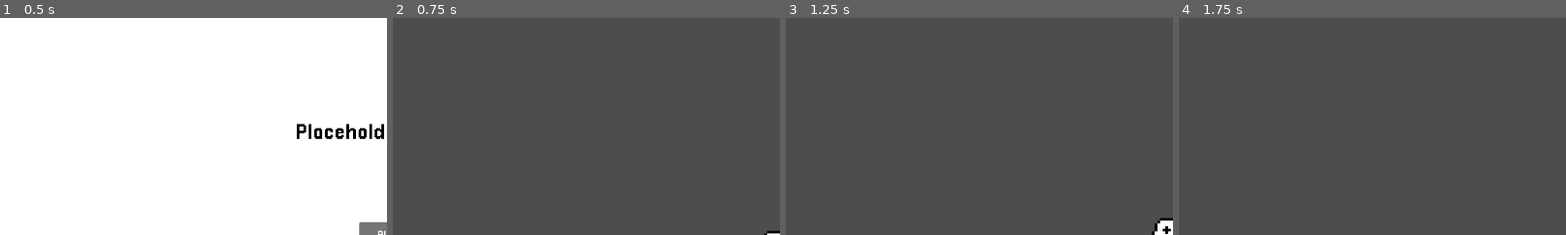
Above: before the commit, frames 1-4 (left to right).
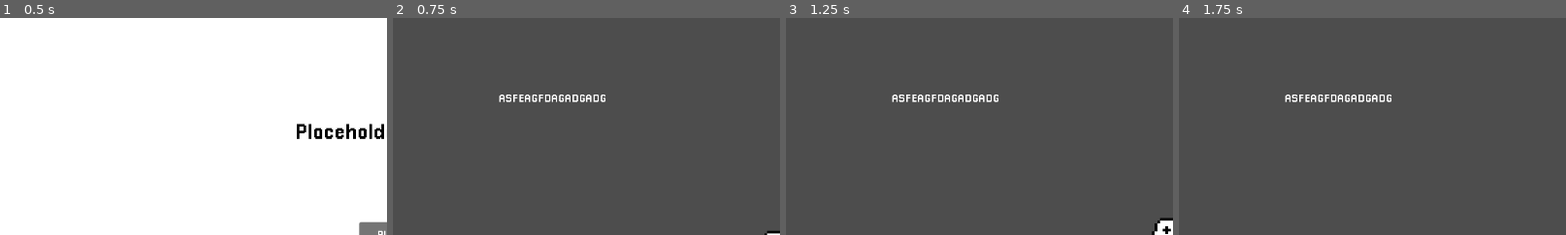
Above: after the commit, the same moments.

Repository: Deeeeelan/Campfire-Game
Game: Godot game, scene res://Scenes/Title Screen.tscn
Same seed, same stepped clock (60 frames per second), same inputs: the game is played once before the commit and once after it.
Inputs:
- Up to frame 1 (0.5 s): no input
- Up to frame 2 (0.75 s): click "Play" at 0.5 s
- Up to frame 3 (1.25 s): no input
- Up to frame 4 (1.75 s): hold D (Right) from 1.28 s (still down); tap W (Jump) at 1.52 s
The pictures show only the part of the screen within x 0-50%, y 0-50%; the shares and areas given below are measured in that part.

Frame 1 is identical in both runs. In frame 2, 0.6% of the frame differs, in the area x 27-55%, y 35-39%; in frame 3, 0.6%; in frame 4, 0.6%.

Commit message:
Add pause screen

Diff:
--- a/Scenes/Game.tscn
+++ b/Scenes/Game.tscn
@@ -2,12 +2,19 @@
 
 [ext_resource type="Script" uid="uid://crpequ2dajk4u" path="res://Scripts/character_body_2d.gd" id="1_gl6un"]
 [ext_resource type="Texture2D" uid="uid://bs1jqdabsb6hy" path="res://Assets/Images/PlacePlayer.png" id="1_iukft"]
+[ext_resource type="Script" uid="uid://lqlwixgu8qp2" path="res://Scripts/game_script.gd" id="1_kldst"]
 [ext_resource type="TileSet" uid="uid://cdox6uix88qhv" path="res://Assets/Tilesets/terrain.tres" id="3_j5yw3"]
+[ext_resource type="Theme" uid="uid://c00gkqgrrpds5" path="res://Assets/Themes/default_theme.tres" id="5_b2bpf"]
+[ext_resource type="Script" uid="uid://2d1ncihij5i6" path="res://Scripts/pause_script.gd" id="6_7lihs"]
 
 [sub_resource type="RectangleShape2D" id="RectangleShape2D_gl6un"]
 size = Vector2(16, 16)
 
+[sub_resource type="LabelSettings" id="LabelSettings_b2bpf"]
+font_size = 42
+
 [node name="Game" type="Node" unique_id=1360366149]
+script = ExtResource("1_kldst")
 
 [node name="Node2D" type="Node2D" parent="." unique_id=957236737]
 
@@ -28,8 +35,59 @@
 tile_map_data = PackedByteArray("AAD+/wEAAAAAAAAAAAD//wEAAAAAAAAAAAAAAAEAAAAAAAAAAAABAAEAAAAAAAAAAAACAAEAAAAAAAAAAAADAAEAAAAAAAAAAAA=")
 tile_set = ExtResource("3_j5yw3")
 
-[node name="Control" type="Control" parent="." unique_id=1053901244]
+[node name="CanvasLayer" type="CanvasLayer" parent="." unique_id=996090205]
+
+[node name="Control" type="Control" parent="CanvasLayer" unique_id=1053901244]
 layout_mode = 3
-anchors_preset = 0
-offset_right = 40.0
-offset_bottom = 40.0
+anchors_preset = 15
+anchor_right = 1.0
+anchor_bottom = 1.0
+grow_horizontal = 2
+grow_vertical = 2
+theme = ExtResource("5_b2bpf")
+script = ExtResource("6_7lihs")
+
+[node name="PauseScreen" type="Control" parent="CanvasLayer/Control" unique_id=2115530080]
+visible = false
+layout_mode = 1
+anchors_preset = 15
+anchor_right = 1.0
+anchor_bottom = 1.0
+grow_horizontal = 2
+grow_vertical = 2
+
+[node name="QuitButton" type="Button" parent="CanvasLayer/Control/PauseScreen" unique_id=1278606551]
+layout_mode = 1
+anchors_preset = -1
+anchor_left = 0.4
+anchor_top = 0.4
+anchor_right = 0.6
+anchor_bottom = 0.5
+offset_left = -4.0
+offset_top = -4.0
+offset_right = 4.0
+offset_bottom = 4.0
+grow_horizontal = 2
+grow_vertical = 2
+flat = true
+
+[node name="Label" type="Label" parent="CanvasLayer/Control/PauseScreen/QuitButton" unique_id=1433824066]
+layout_mode = 1
+anchors_preset = 15
+anchor_right = 1.0
+anchor_bottom = 1.0
+grow_horizontal = 2
+grow_vertical = 2
+theme_override_font_sizes/font_size = 16
+text = "Quit"
+label_settings = SubResource("LabelSettings_b2bpf")
+horizontal_alignment = 1
+vertical_alignment = 1
+
+[node name="Label" type="Label" parent="CanvasLayer/Control" unique_id=717802877]
+layout_mode = 0
+offset_left = 157.0
+offset_top = 113.0
+offset_right = 497.0
+offset_bottom = 231.0
+text = "ASFEAGFDAGADGADG"
--- /dev/null
+++ b/Scripts/game_script.gd
@@ -0,0 +1,11 @@
+extends Node
+
+
+# Called when the node enters the scene tree for the first time.
+func _ready() -> void:
+	pass # Replace with function body.
+
+
+# Called every frame. 'delta' is the elapsed time since the previous frame.
+func _process(delta: float) -> void:
+	pass
--- /dev/null
+++ b/Scripts/pause_script.gd
@@ -0,0 +1,22 @@
+extends Control
+
+@export var menu_open: bool = false
+@onready var pause_screen = $PauseScreen
+
+func quit():
+	get_tree().quit()
+
+func _ready() -> void:
+	pause_screen.visible = false
+	pause_screen.get_node("QuitButton").pressed.connect(quit)
+
+func _input(event: InputEvent) -> void:
+	if event.is_action_pressed("Escape"):
+		print(pause_screen.visible)
+		pause_screen.visible = not pause_screen.visible
+		menu_open = not menu_open
+
+		if menu_open:
+			Engine.time_scale = 0
+		else:
+			Engine.time_scale = 1
--- a/project.godot
+++ b/project.godot
@@ -61,6 +61,11 @@
 , Object(InputEventKey,"resource_local_to_scene":false,"resource_name":"","device":-1,"window_id":0,"alt_pressed":false …(182 unchanged characters)…
 ]
 }
+Escape={
+"deadzone": 0.2,
+"events": [Object(InputEventKey,"resource_local_to_scene":false,"resource_name":"","device":-1,"window_id":0,"alt_pressed":false,"shift_pressed":false,"ctrl_pressed":false,"meta_pressed":false,"pressed":false,"keycode":0,"physical_keycode":4194305,"key_label":0,"unicode":0,"location":0,"echo":false,"script":null)
+]
+}
 
 [physics]
 
Not shown, added: Scripts/game_script.gd.uid
Not shown, added: Scripts/pause_script.gd.uid
